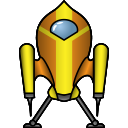
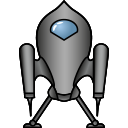
Two versions of the same layered image (128 x 128). Layer-by-layer changes:
hid "Taboo" over (x1=19, y1=0, x2=109, y2=128)
painted on "Taboo Base" over (x1=19, y1=2, x2=109, y2=100)
